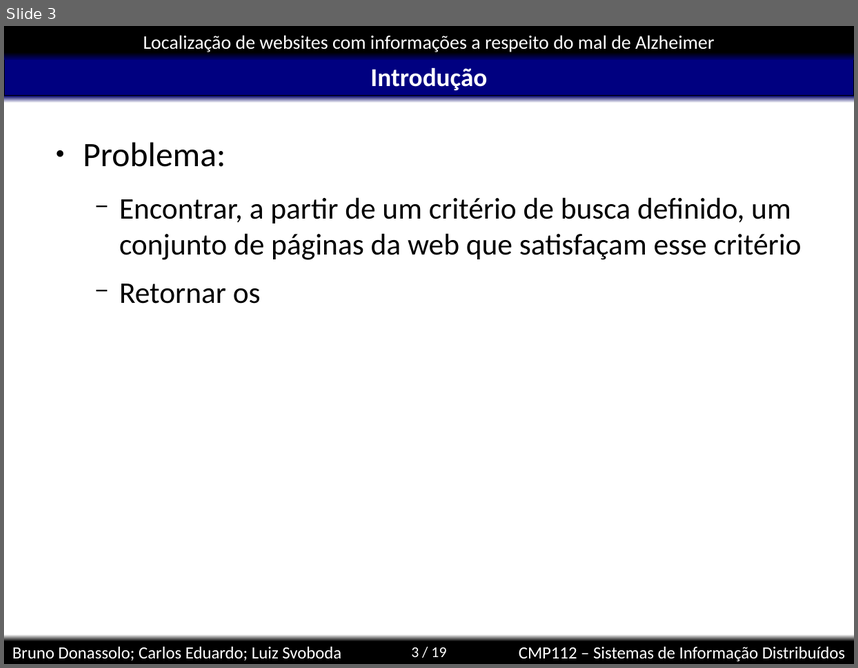
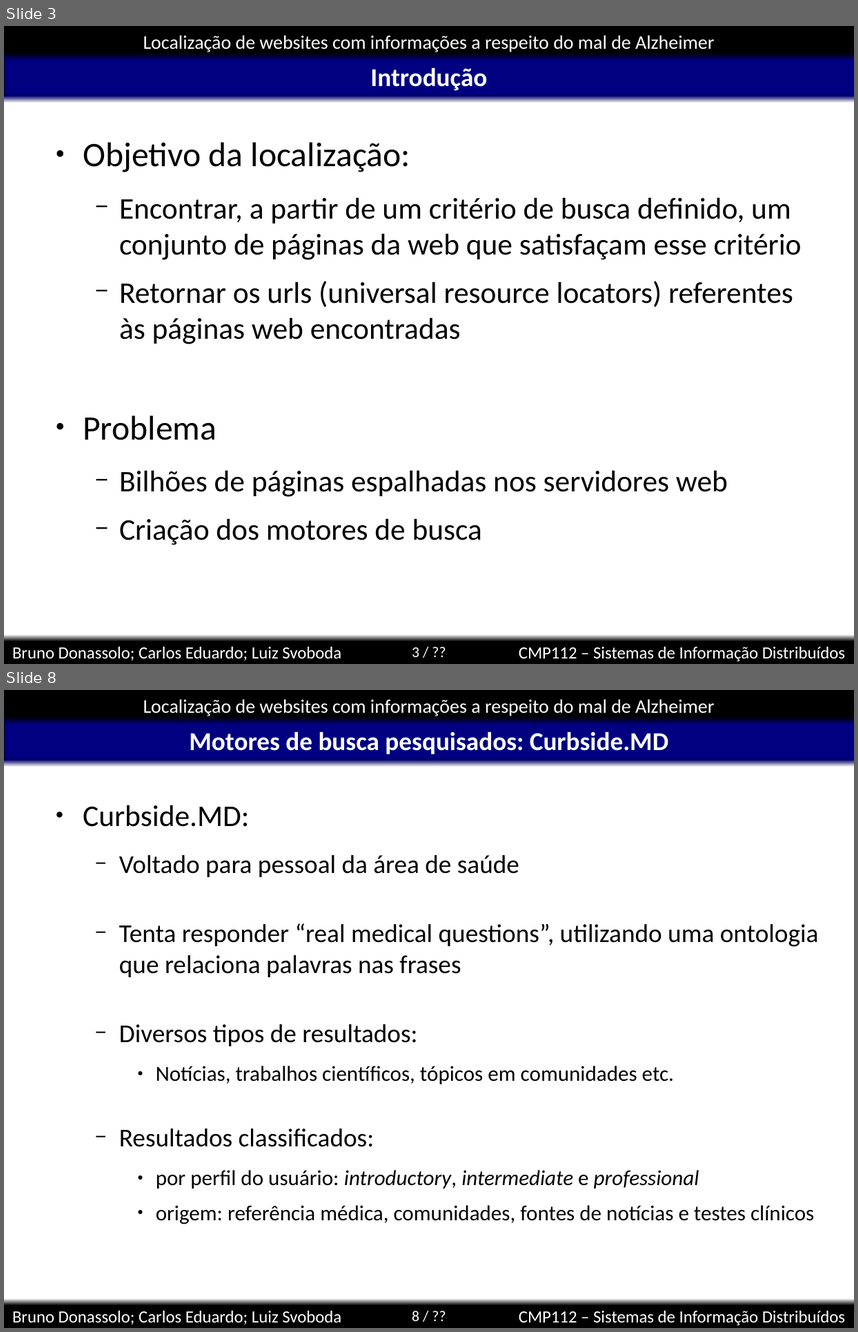
Before and after one commit to kdubezerra/kdubezerra, a slide deck: disciplinas/cmp112/localizacao.ppt. Shown one above the other, each under a label of ours: slide 3 before the commit, slides 3 and 8 after it; the slides between them are not shown. The pictures are 858x668 and 858x1332 pixels, drawn with LibreOffice and Linux fonts; fonts in the diff are those of the drawing; background and template pictures are left out. Boxes give left, top, right and bottom in pixels: in the first picture for what was removed or moved away, otherwise in the second. Text is boxed around its words. In the diff, an @@ line names an element or a change of style, - is before the commit and + after.

```diff
--- a/disciplinas/cmp112/localizacao.ppt
+++ b/disciplinas/cmp112/localizacao.ppt
@@ slide 8 added at box(4, 690, 854, 1328), background #FFFFFF; not listed: 8 template elements that a slide beside it also shows @@
@@ title added at box(189, 732, 668, 754), 24 pt, text #FFFFFF, bold @@
+Motores de busca pesquisados: Curbside.MD
@@ text added at box(83, 805, 819, 1224), 20 pt, text #000000 @@
+● Curbside.MD:
+  − Voltado para pessoal da área de saúde
+  − Tenta responder “real medical questions”, utilizando uma ontologia que relaciona palavras nas frases
+  − Diversos tipos de resultados:
+    ● Notícias, trabalhos científicos, tópicos em comunidades etc.
+  − Resultados classificados:
+    ● por perfil do usuário: introductory, intermediate e professional
+    ● origem: referência médica, comunidades, fontes de notícias e testes clínicos
@@ slide 3 changed as well @@
@@ text at box(83, 142, 410, 172): text changed @@
-● Problema:
+● Objetivo da localização:
@@ text at box(83, 281, 793, 545): text changed @@
-  − Retornar os
+  − Retornar os urls (universal resource locators) referentes às páginas web encontradas
+● Problema
+  − Bilhões de páginas espalhadas nos servidores web
+  − Criação dos motores de busca
@@ page number at box(412, 647, 419, 657): text changed @@
-3 / 19
+3 / ??
```
Also in this commit, not shown: 1 other slide changed, 10 other slides added.
